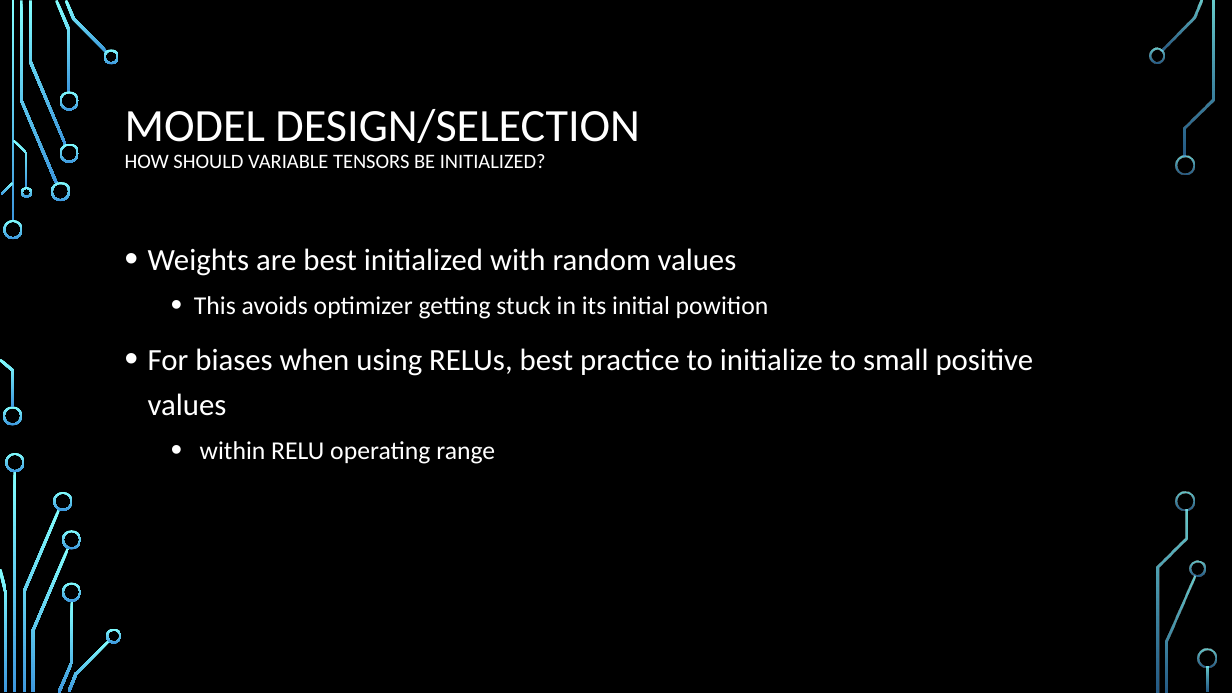
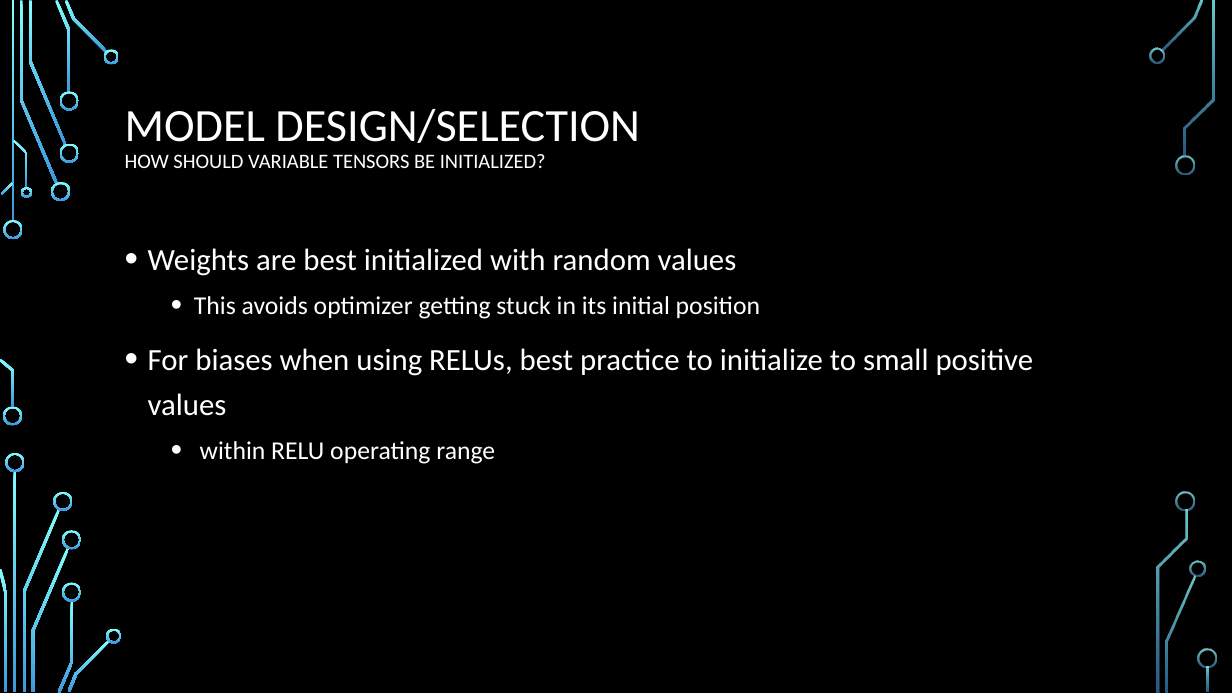
Before and after one commit to rkrenz/MNIST_TensorFlow, a slide deck: slide 10 of MNIST with Tensorflow - Deep Model.pptx. Drawn at 1232x693 pixels with LibreOffice and Linux fonts; fonts in the diff are those of the drawing; background and template pictures are left out. Boxes give left, top, right and bottom in pixels: in the first picture for what was removed or moved away, otherwise in the second. Text is boxed around its words. In the diff, an @@ line names an element or a change of style, - is before the commit and + after.

Commit message:
fix typos in DEEP slide deck

```diff
--- a/MNIST with Tensorflow - Deep Model.pptx
+++ b/MNIST with Tensorflow - Deep Model.pptx
@@ text at (194,296,760,319): text changed @@
-  • This avoids optimizer getting stuck in its initial powition
+  • This avoids optimizer getting stuck in its initial position
```
Also in this commit, not shown: 2 other slides changed, 1 slide added.
